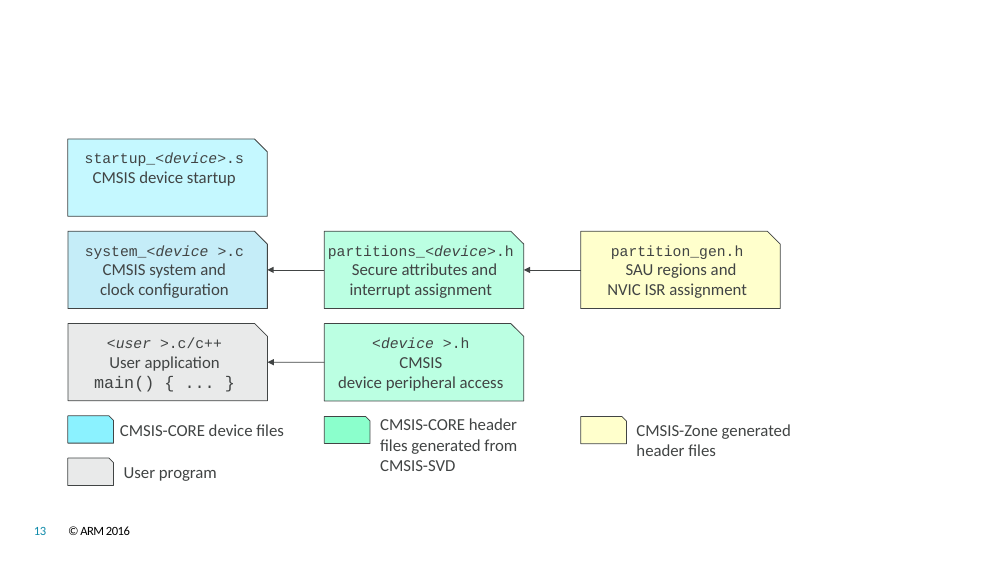
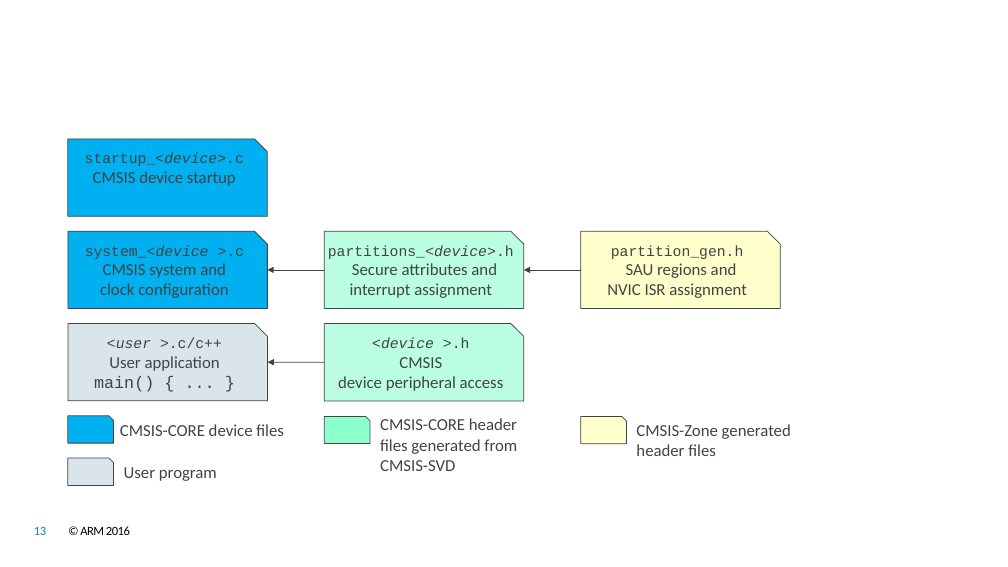
Before and after one commit to open-vela/apps_mlearning_cmsis_CMSIS_5, a slide deck: slide 13 of CMSIS/DoxyGen/Core/src/images/ARMv8-M_images.pptx. Drawn at 1008x567 pixels with LibreOffice and Linux fonts; fonts in the diff are those of the drawing; background and template pictures are left out. Boxes give left, top, right and bottom in pixels: in the first picture for what was removed or moved away, otherwise in the second. Text is boxed around its words. In the diff, an @@ line names an element or a change of style, - is before the commit and + after.

Commit message:
CMSIS Documentation: Updated CMSIS-Core(M) documentation and device template files.

```diff
--- a/CMSIS/DoxyGen/Core/src/images/ARMv8-M_images.pptx
+++ b/CMSIS/DoxyGen/Core/src/images/ARMv8-M_images.pptx
@@ snip rect "startup_<device>.c CMSIS device startup" at (x1=68, y1=139, x2=268, y2=216): fill #C5F8FF to #00B0F0 @@
@@ text in snip rect at (x1=85, y1=153, x2=244, y2=186): text changed @@
-startup_<device>.s
-CMSIS device startup
+startup_<device>.c
+CMSIS device startup
@@ snip rect "system_<device >.c CMSIS system and ..." at (x1=68, y1=231, x2=268, y2=309): fill #C5EDF8 to #00B0F0 @@
@@ snip rect "<user >.c/c++ User application main() ..." at (x1=68, y1=324, x2=268, y2=401): fill #D5D6D6 at 50% opacity to #B5CDD8 at 50% opacity @@
@@ snip rect at (x1=68, y1=416, x2=113, y2=443): fill #8BF2FF to #00B0F0 @@
@@ snip rect at (x1=68, y1=458, x2=113, y2=485): fill #D5D6D6 at 50% opacity to #B5CDD8 at 50% opacity @@
```
Also in this commit, not shown: 2 other slides changed, 19 other files.
